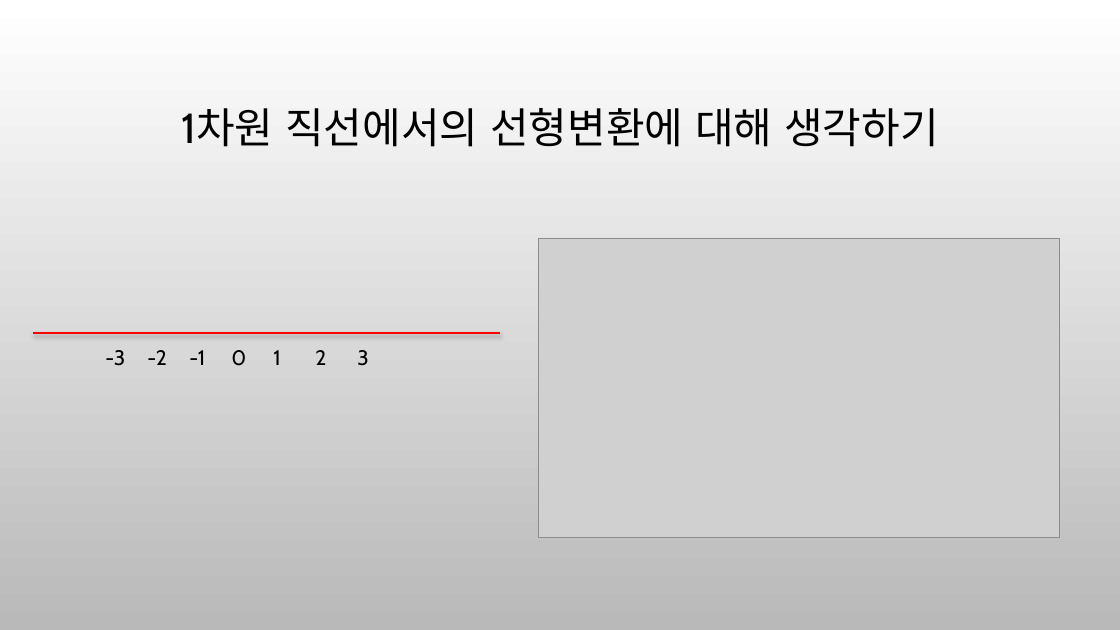
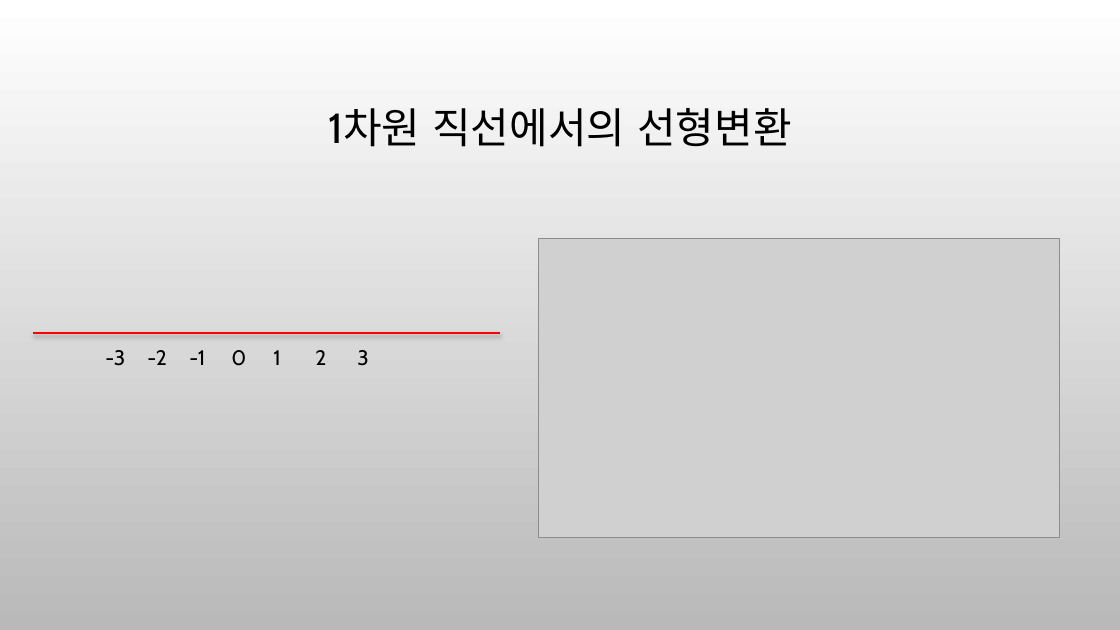
Before and after one commit to ancestor9/mathematics-for-machine-learning, a slide deck: slide 4 of w5_PCA_linear_transformation.pptx. Drawn at 1120x630 pixels with LibreOffice and Linux fonts; fonts in the diff are those of the drawing; grey boxes stand for pictures; background and template pictures are left out. Boxes give left, top, right and bottom in pixels: in the first picture for what was removed or moved away, otherwise in the second. Text is boxed around its words. In the diff, an @@ line names an element or a change of style, - is before the commit and + after.

```diff
--- a/w5_PCA_linear_transformation.pptx
+++ b/w5_PCA_linear_transformation.pptx
@@ title at (328,108,792,147): text changed @@
-1차원 직선에서의 선형변환에 대해 생각하기
+1차원 직선에서의 선형변환
```
Also in this commit, not shown: 12 other slides changed, 1 slide added, 5 slides removed.
